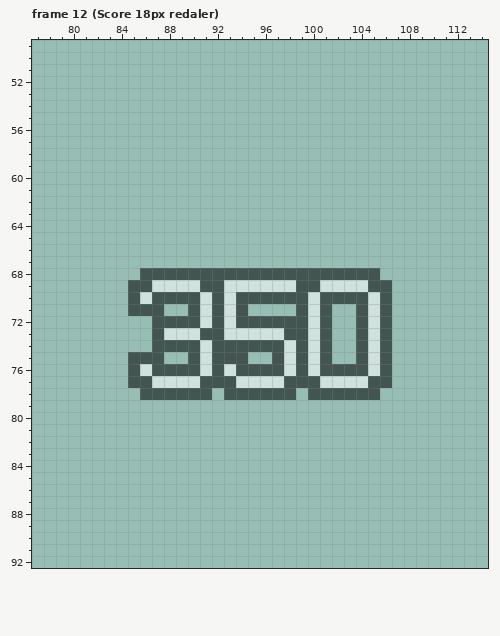
Pixel-art file, stored at assets/aseprite/enemy_deaths.aseprite. That is the earlier state.
192x192 pixels, 18 frames. Shown: frame 12 (Score 18px redaler): x 77..114, y 49..92. The commit also changed other frames, which this record leaves out.
Now the later version:
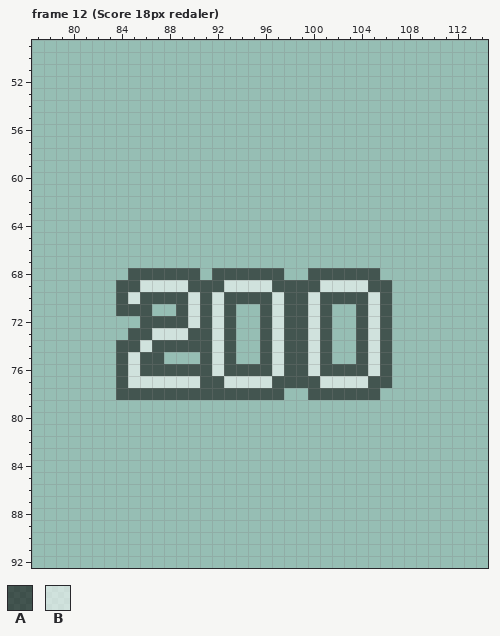
Palette (. is transparent): A #0000008d  B #ffffff8d
From old to new:
layer "Scores/G score (350)" now hidden
layer "Scores/Z score (200)" now shown
Frame 12 (Score 18px redaler):
The author put colour A in row 68 at x 85; in rows 69 to 70 at x 84; in row 71 at x 84, 89, 96 and 98; in row 72 at x 86; in row 73 at x 85 to 86; in row 74 at x 84 to 85.
The author put colour A in row 75 at x 84 and 96; in rows 76 to 77 at x 84; in row 78 at x 84 to 85 and 92.
Colour B becomes colour A in row 69 at x 90 and 97 to 98; in row 70 at x 86, 91 and 93; in rows 71 to 72 at x 91 and 93; in row 73 at x 90, 93 and 96; in rows 74 to 75 at x 91 and 98; in row 76 at x 86, 91, 93 and 98.
Colour B becomes colour A in row 77 at x 97.
The author put colour B in row 71 at x 97; in row 74 at x 86.
Colour A becomes colour B in row 69 at x 86; in row 70 at x 85, 90, 92 and 97; in row 71 at x 90 and 92; in row 72 at x 90, 92 and 97; in row 73 at x 87 and 92; in row 74 at x 92 and 97.
Colour A becomes colour B in rows 75 to 76 at x 85, 92 and 97; in row 77 at x 85 to 86 and 93.
Colour A is gone in row 68 at x 91 and 98 to 99; in row 71 at x 87 and 94; in row 72 at x 94 to 95; in row 74 at x 94 to 95; in row 75 at x 90 and 94; in row 78 at x 98.
Colour B is gone in row 73 at x 94 to 95.
